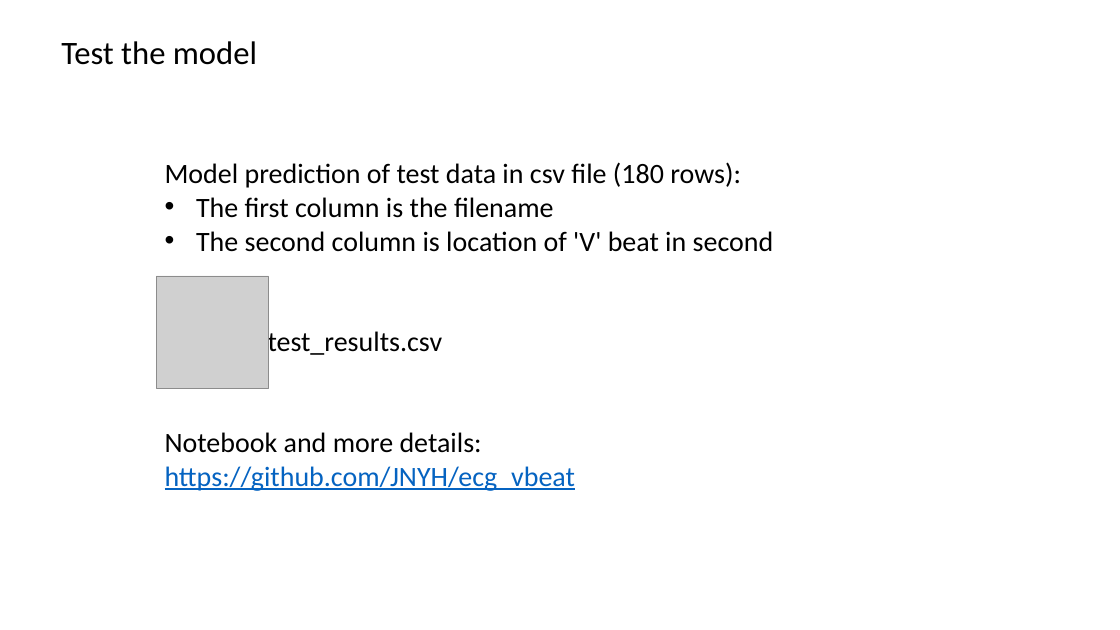
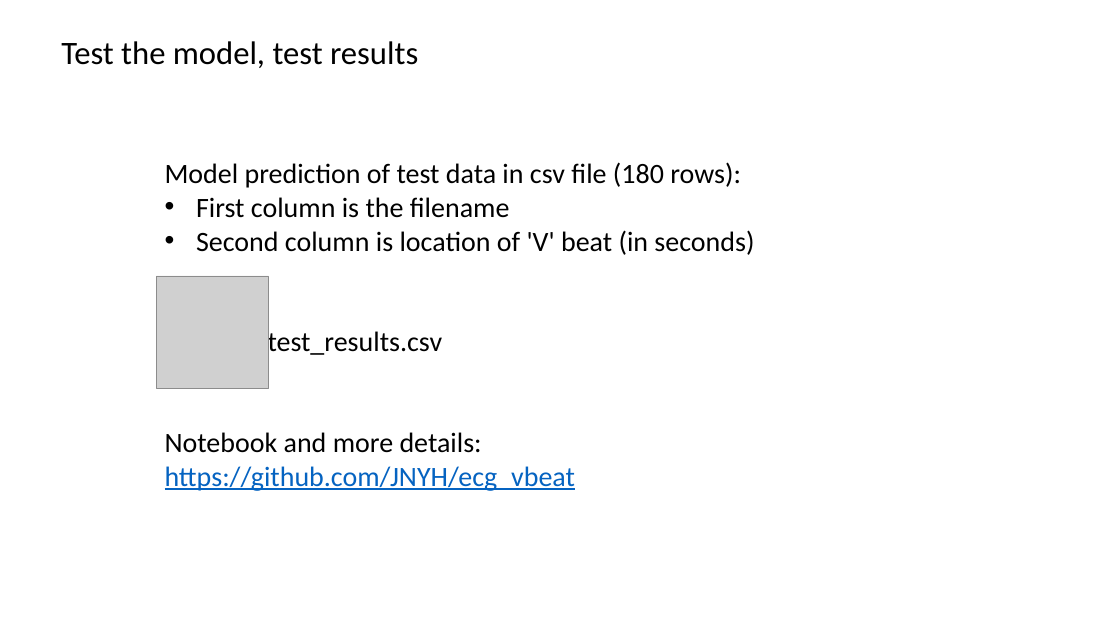
Before and after one commit to JNYH/ecg_vbeat, a slide deck: slide 7 of ecg_vbeat.pptx (slide 6 before the commit). Drawn at 1120x630 pixels with LibreOffice and Linux fonts; fonts in the diff are those of the drawing; grey boxes stand for pictures. Boxes give left, top, right and bottom in pixels: in the first picture for what was removed or moved away, otherwise in the second. Text is boxed around its words. In the diff, an @@ line names an element or a change of style, - is before the commit and + after.

```diff
--- a/ecg_vbeat.pptx
+++ b/ecg_vbeat.pptx
@@ text at (61,41,418,68): text changed @@
-Test the model
+Test the model, test results
@@ text at (196,197,754,255): text changed @@
-• The ﬁrst column is the ﬁlename
-• The second column is location of 'V' beat in second
+• First column is the ﬁlename
+• Second column is location of 'V' beat (in seconds)
```
Also in this commit, not shown: 5 other slides changed, 2 other files.
